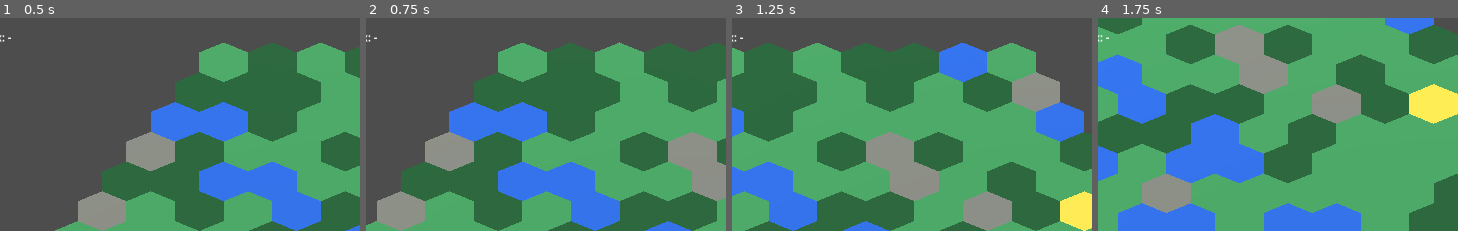
Above: before the commit, frames 1-4 (left to right).
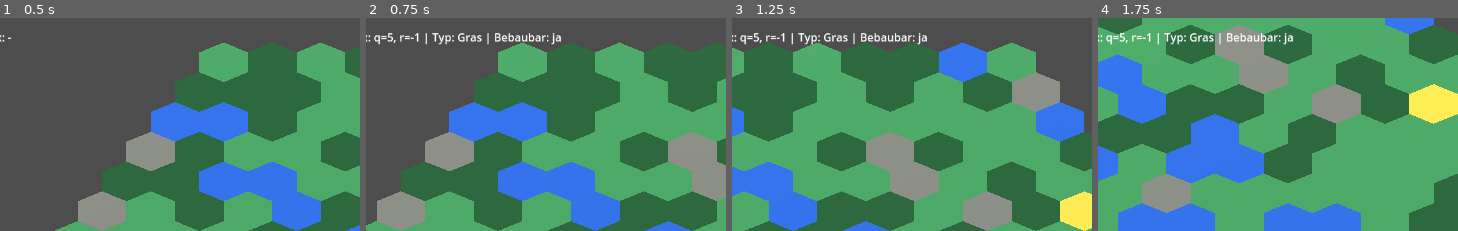
Above: after the commit, the same moments.

Repository: Ranu4922/CodexGame
Game: Godot game, scene res://scenes/Main.tscn
Two runs of this game, one before a commit and one after it. Both use one fixed random seed, a clock stepped at 60 frames per second and the inputs below.
Inputs (mouse positions are % of the whole screen's width and height, from its top left):
- Up to frame 1 (0.5 s): no input
- Up to frame 2 (0.75 s): tap Enter at 0.5 s; move the mouse to (80, 47) at 0.52 s; hold D from 0.53 s (still down); click (80, 47) at 0.67 s
- Up to frame 3 (1.25 s): keep holding D
- Up to frame 4 (1.75 s): move the mouse to (33, 58) at 1.27 s; release D at 1.28 s; hold S from 1.28 s (still down)
The pictures show only the part of the screen within x 4-54%, y 0-50%; the shares and areas given below are measured in that part.

Frame 1 is identical in both runs. In frame 2, 1.0% of the frame differs, in the area x 2-55%, y 7-13%; in frame 3, 1.0%; in frame 4, 1.0%.

Commit message:
Show tile type and buildability

Diff:
--- a/scripts/game_world.gd
+++ b/scripts/game_world.gd
@@ -8,5 +8,11 @@
 	hex_grid.hex_selected.connect(_on_hex_selected)
 
 
-func _on_hex_selected(q: int, r: int) -> void:
-	coordinate_label.text = "Hex: q=%d, r=%d" % [q, r]
+func _on_hex_selected(q: int, r: int, tile_type: String, buildable: bool) -> void:
+	var buildable_text := "ja" if buildable else "nein"
+	coordinate_label.text = "Hex: q=%d, r=%d | Typ: %s | Bebaubar: %s" % [
+		q,
+		r,
+		tile_type,
+		buildable_text
+	]
